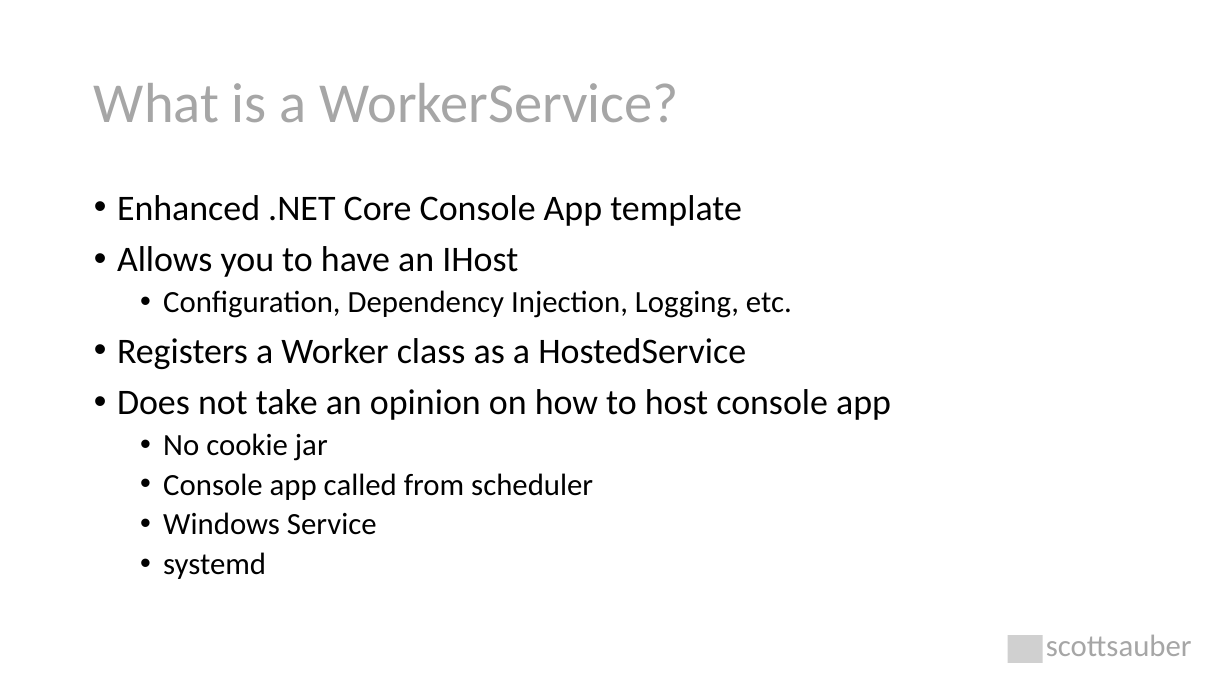
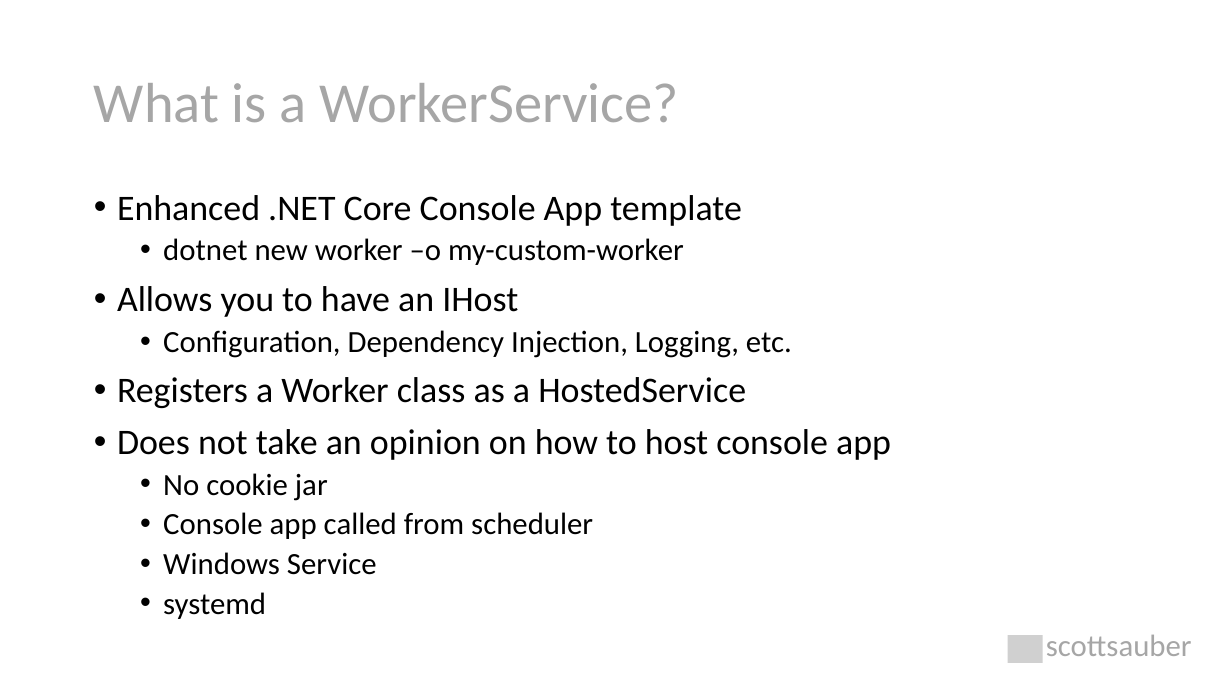
Before and after one commit to nirzaf/DotNetWorkShopTalk, a slide deck: slide 25 of 2020-10-16 - NDC Sydney - The Background on Background Tasks in .NET Core/The Background on Background Tasks.pptx. Drawn at 1232x693 pixels with LibreOffice and Linux fonts; fonts in the diff are those of the drawing; grey boxes stand for pictures. Boxes give left, top, right and bottom in pixels: in the first picture for what was removed or moved away, otherwise in the second. Text is boxed around its words. In the diff, an @@ line names an element or a change of style, - is before the commit and + after.

Commit message:
ppt updates

```diff
--- a/2020-10-16 - NDC Sydney - The Background on Background Tasks in .NET Core/The Background on Background Tasks.pptx
+++ b/2020-10-16 - NDC Sydney - The Background on Background Tasks in .NET Core/The Background on Background Tasks.pptx
@@ text at bbox=[163, 238, 684, 265]: paragraph added @@
+  • dotnet new worker –o my-custom-worker
```
